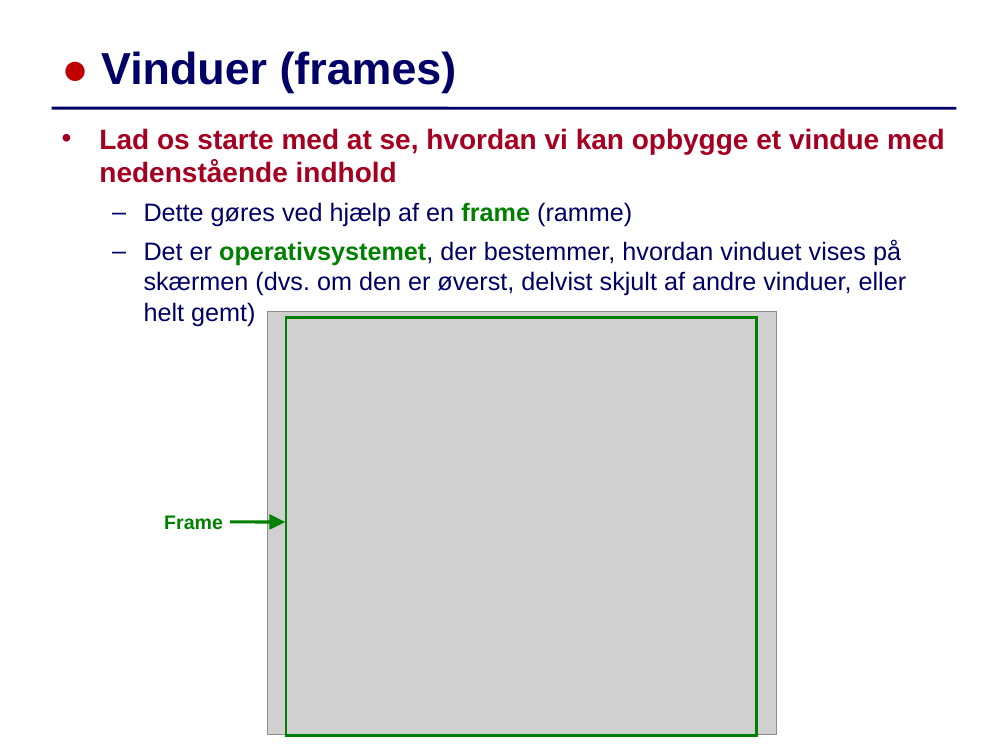
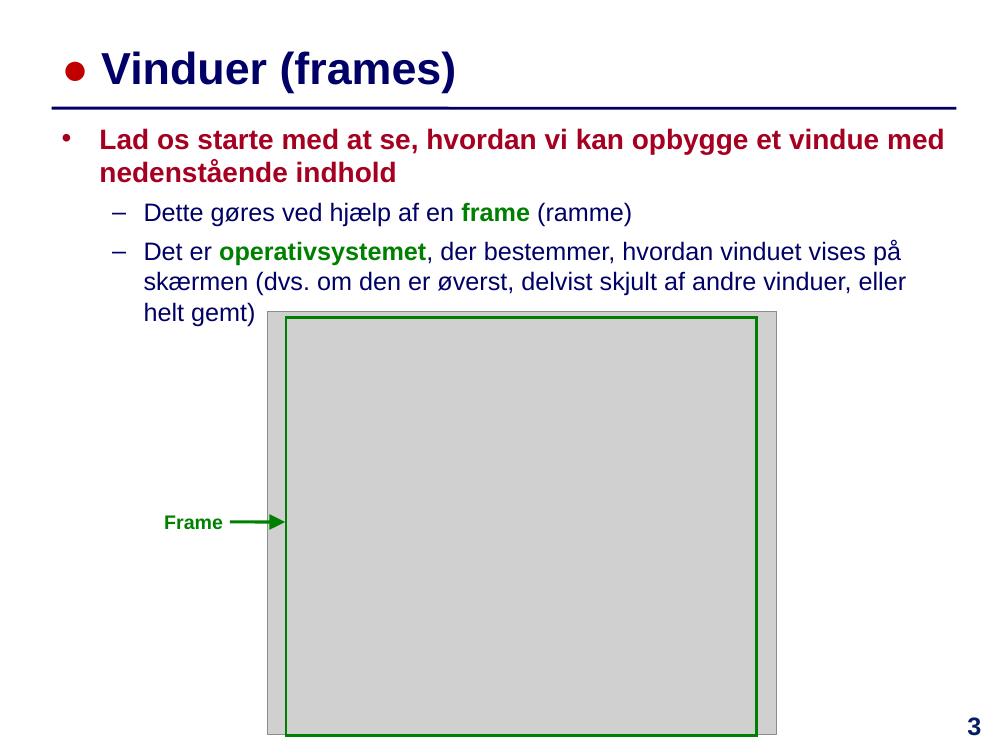
Before and after one commit to IntProgAU/Materiale, a slide deck: slide 3 of web/e25/uge_13/Slides-Uge13.pptx. Drawn at 1008x756 pixels with LibreOffice and Linux fonts; fonts in the diff are those of the drawing; grey boxes stand for pictures. Boxes give left, top, right and bottom in pixels: in the first picture for what was removed or moved away, otherwise in the second. Text is boxed around its words. In the diff, an @@ line names an element or a change of style, - is before the commit and + after.

```diff
--- a/web/e25/uge_13/Slides-Uge13.pptx
+++ b/web/e25/uge_13/Slides-Uge13.pptx
@@ page number added at <box>967,717,981,736</box>, 18 pt, text #002060, bold @@
+3
```
Also in this commit, not shown: 1 other slide changed, 1 other file.
